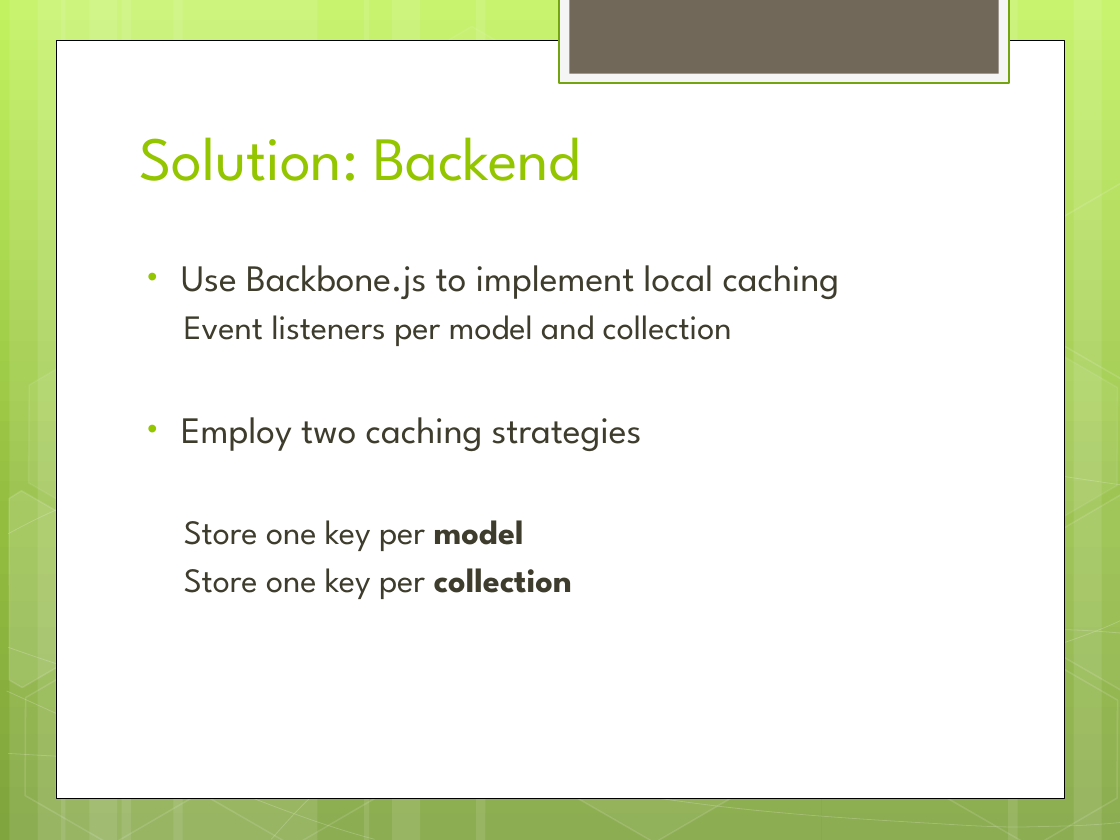
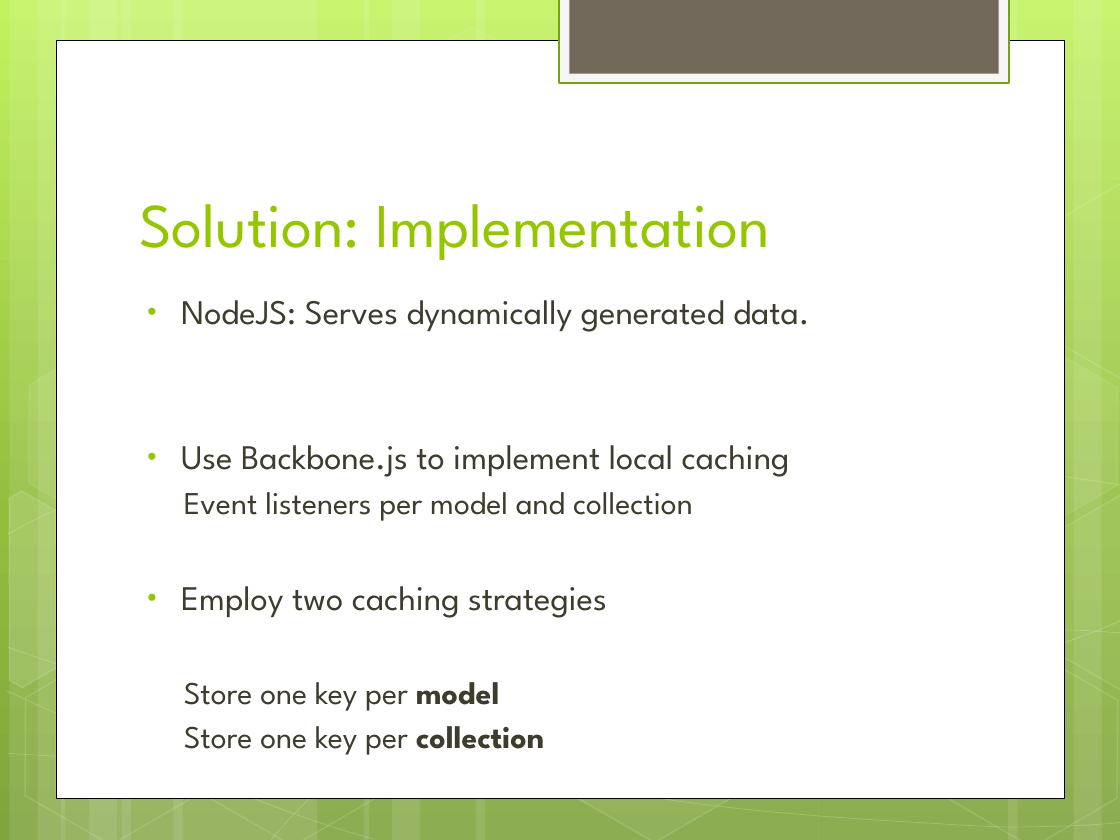
Before and after one commit to wolfes/backbone-store, a slide deck: slide 6 of presentation.pptx (slide 4 before the commit). Drawn at 1120x840 pixels with LibreOffice and Linux fonts; fonts in the diff are those of the drawing. Boxes give left, top, right and bottom in pixels: in the first picture for what was removed or moved away, otherwise in the second. Text is boxed around its words. In the diff, an @@ line names an element or a change of style, - is before the commit and + after.

```diff
--- a/presentation.pptx
+++ b/presentation.pptx
@@ title at bbox=[139, 204, 769, 260]: text changed; size 39.6 to 40 pt @@
-Solution: Backend
+Solution: Implementation
@@ text "NodeJS: Serves dynamically generated data.": place and size @@
-text "NodeJS: Serves dynamically generated data." at bbox=[181, 265, 840, 599]
+text "NodeJS: Serves dynamically generated data." at bbox=[181, 300, 809, 755]
@@ text at bbox=[181, 300, 809, 332]: paragraph added @@
+• NodeJS: Serves dynamically generated data.
@@ text at bbox=[181, 445, 790, 755]: size 24 to 22.2 pt in "Use Backbone.js to implement local caching", "Employ two caching strategies"; size 22 to 20.4 pt in "Event listeners per model and collection", "Store one key per model", "Store one key per collection" @@
```
Also in this commit, not shown: 2 other slides changed, 3 slides added, 1 slide removed, 4 other files.
